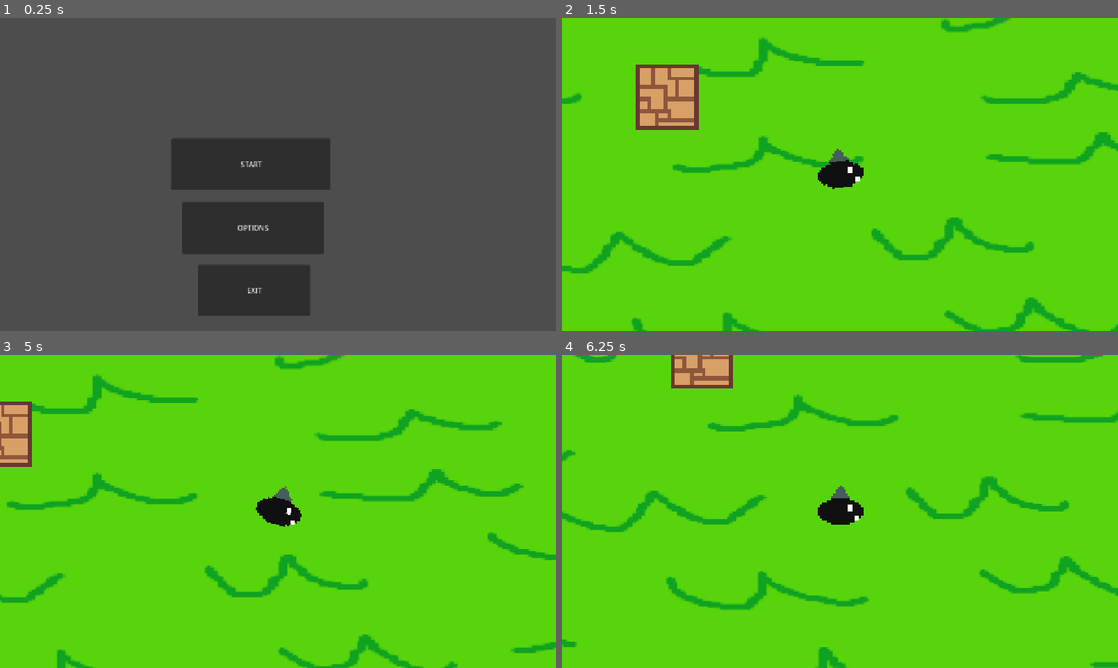
Above: before the commit, frames 1-4 (two rows, left to right).
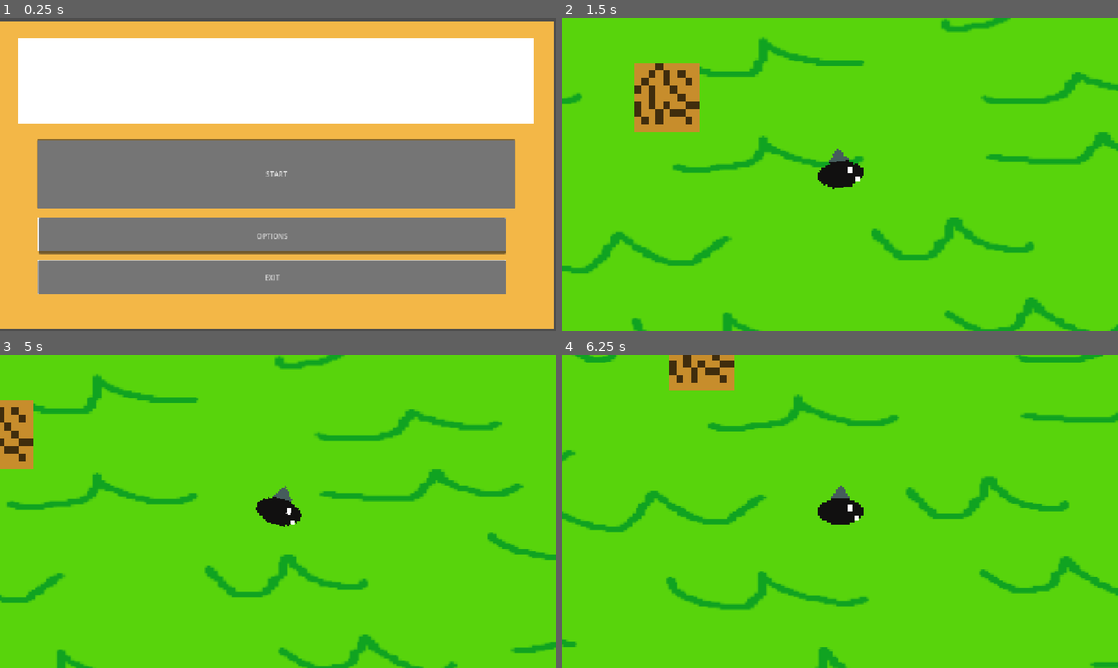
Above: after the commit, the same moments.

Repository: rohan-pandurangi/bounce-back-game
Game: Godot game, scene res://scenes/title_screen.tscn
The game is run twice, just before and just after one commit, with the same random seed, the same clock (stepped at 60 frames per second) and the same inputs.
Inputs (mouse positions are in pixels of both pictures, inside the frame that each line leads up to):
- Up to frame 1 (0.25 s): no input
- Up to frame 2 (1.5 s): click "START" at 0.5 s; tap Enter at 1.25 s; move the mouse to (962, 158) at 1.27 s; hold D (move_right) from 1.28 s (still down)
- Up to frame 3 (5 s): move the mouse to (166, 527) at 2.02 s; release D (move_right) at 2.03 s; hold S (move_down) 2.03-2.78 s; move the mouse to (333, 442) at 2.77 s; hold D (move_right) 2.78-3.53 s; move the mouse to (250, 574) at 3.52 s; hold W (move_up) 3.53-4.28 s; move the mouse to (444, 558) at 4.27 s; hold A (move_left) from 4.28 s (still down)
- Up to frame 4 (6.25 s): move the mouse to (673, 464) at 5.02 s; move the mouse to (867, 511) at 5.77 s; release A (move_left) at 5.78 s; hold S (move_down) from 5.78 s (still down)

The runs differ from the first frame. In frame 1, 98% of the frame differs, in the area x 0-100%, y 1-100%; in frame 2, 2.6%; in frame 3, 1.3%; in frame 4, 1.3%.

Commit message:
extra stuff
wall texture, title screen fiexes,  and first introduction of the enemy

Diff:
--- /dev/null
+++ b/enemy.tscn
@@ -0,0 +1,3 @@
+[gd_scene format=3 uid="uid://dveshw8hut2lk"]
+
+[node name="enemy" type="Node2D" unique_id=354562270]
--- a/scenes/box.tscn
+++ b/scenes/box.tscn
@@ -1,6 +1,6 @@
 [gd_scene format=3 uid="uid://dulqh1yimywfm"]
 
-[ext_resource type="Texture2D" uid="uid://buat46n2vo0bh" path="res://assets/textures/box.png" id="1_3inec"]
+[ext_resource type="Texture2D" uid="uid://ddypqmqbopyu5" path="res://assets/textures/typical_wall.png" id="1_3inec"]
 
 [sub_resource type="RectangleShape2D" id="RectangleShape2D_ks2v0"]
 size = Vector2(138, 144)
@@ -9,7 +9,8 @@
 
 [node name="Sprite2D" type="Sprite2D" parent="." unique_id=1095672572]
 texture_filter = 1
-scale = Vector2(9, 9.477)
+position = Vector2(158.00002, 309)
+scale = Vector2(16.725342, 17.611788)
 texture = ExtResource("1_3inec")
 
 [node name="CollisionShape2D" type="CollisionShape2D" parent="." unique_id=1931655879]
--- a/scenes/title_screen.tscn
+++ b/scenes/title_screen.tscn
@@ -1,4 +1,6 @@
 [gd_scene format=3 uid="uid://b8ib2qflkmlhn"]
+
+[ext_resource type="Texture2D" uid="uid://dsasbf1eir032" path="res://assets/textures/Title.png" id="1_fgkus"]
 
 [sub_resource type="GDScript" id="GDScript_1a2ex"]
 script/source = "extends Node2D
@@ -26,6 +28,12 @@
 [node name="titleScreen" type="Node2D" unique_id=629608187]
 script = SubResource("GDScript_1a2ex")
 
+[node name="background" type="Sprite2D" parent="." unique_id=1913434858]
+texture_filter = 1
+position = Vector2(657.99994, 439)
+scale = Vector2(22.000002, 19.656252)
+texture = ExtResource("1_fgkus")
+
 [node name="buttonManager" type="Control" parent="." unique_id=941189786]
 layout_mode = 3
 anchors_preset = 0
@@ -34,28 +42,29 @@
 
 [node name="start" type="Button" parent="buttonManager" unique_id=1261267937]
 layout_mode = 0
-offset_left = 395.0
-offset_top = 277.0
-offset_right = 761.0
-offset_bottom = 396.0
+offset_left = 86.0
+offset_top = 279.0
+offset_right = 1186.0
+offset_bottom = 439.0
 text = "START"
+icon_alignment = 1
 
 [node name="options" type="Button" parent="buttonManager" unique_id=122528098]
 layout_mode = 0
-offset_left = 420.0
-offset_top = 423.0
-offset_right = 745.0
+offset_left = 89.0
+offset_top = 460.0
+offset_right = 1165.0
 offset_bottom = 543.0
 text = "OPTIONS"
 
-[node name="exit" type="Button" parent="buttonManager" unique_id=1889329969]
+[node name="exit" type="Button" parent="buttonManager/options" unique_id=1889329969]
 layout_mode = 0
-offset_left = 456.0
-offset_top = 568.0
-offset_right = 715.0
-offset_bottom = 685.0
+offset_left = -1.0
+offset_top = 98.0
+offset_right = 1076.0
+offset_bottom = 176.0
 text = "EXIT"
 
 [connection signal="pressed" from="buttonManager/start" to="." method="_on_start_pressed"]
 [connection signal="pressed" from="buttonManager/options" to="." method="_on_options_pressed"]
-[connection signal="pressed" from="buttonManager/exit" to="." method="_on_exit_pressed"]
+[connection signal="pressed" from="buttonManager/options/exit" to="." method="_on_exit_pressed"]
Binary file added: assets/textures/typical_wall.png
Not shown, added: assets/textures/typical_wall.png.import
